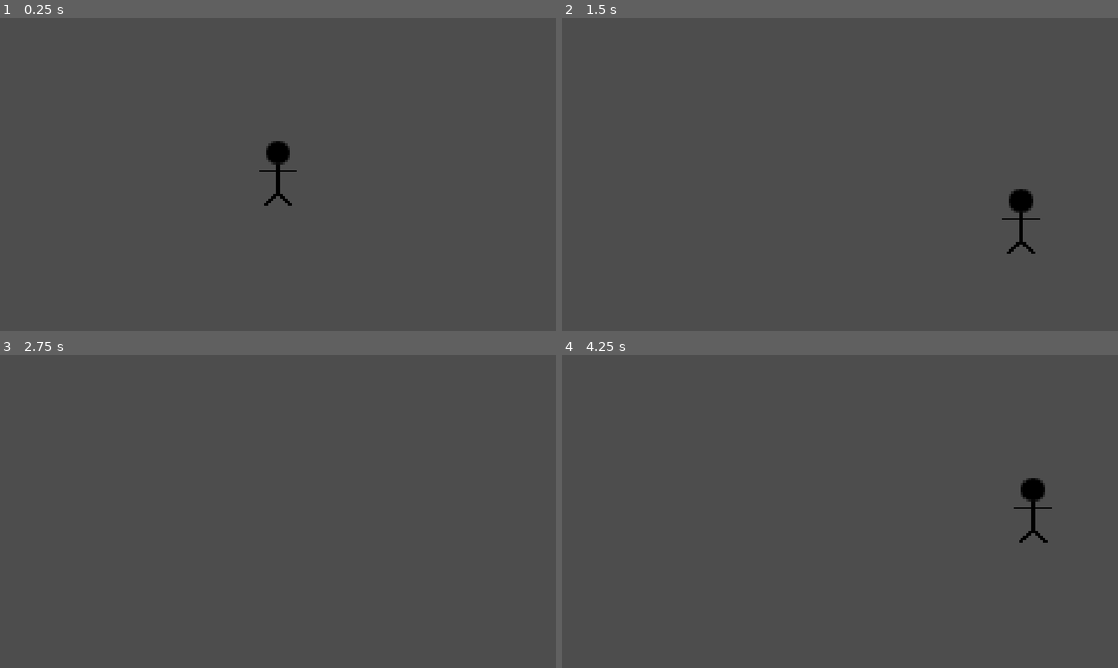
Above: before the commit, frames 1-4 (two rows, left to right).
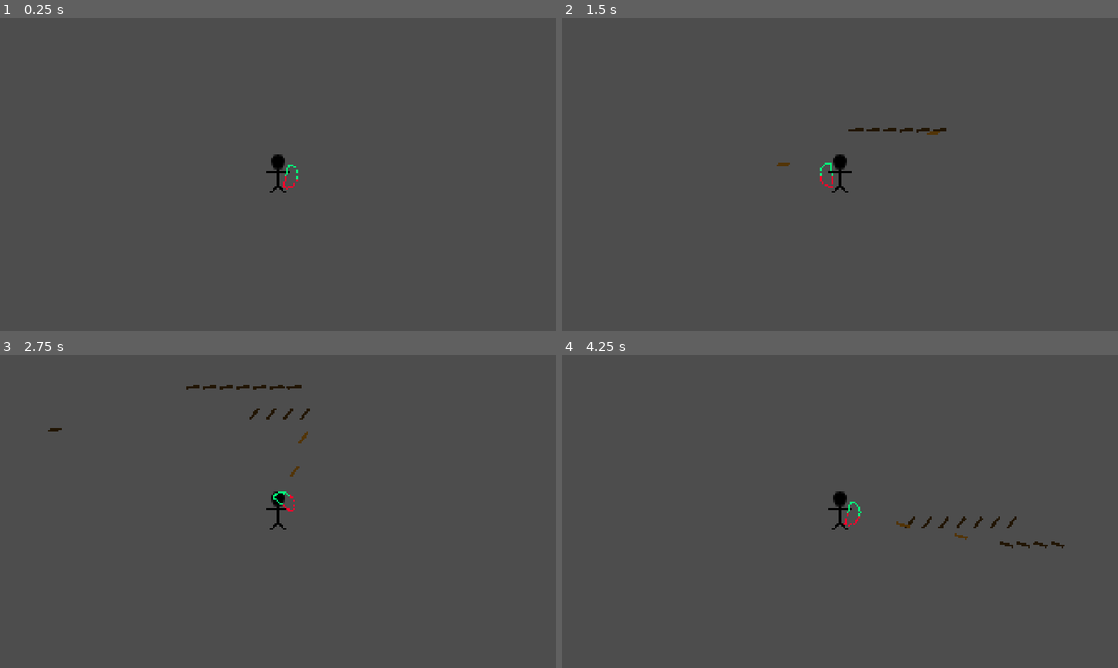
Above: after the commit, the same moments.

Repository: OdieEstee/Crimson-Game-Jam-2026
Game: Godot game, scene res://main.tscn
Same seed, same stepped clock (60 frames per second), same inputs: the game is played once before the commit and once after it.
Inputs (mouse positions are in pixels of both pictures, inside the frame that each line leads up to):
- Up to frame 1 (0.25 s): no input
- Up to frame 2 (1.5 s): tap Enter at 0.5 s; move the mouse to (962, 158) at 0.52 s; press the mouse at (962, 158) at 0.53 s; hold D (Right) 0.53-1.28 s; move the mouse to (728, 190) at 1.27 s; release the mouse at (728, 190) at 1.28 s; hold S (Down) from 1.28 s (still down); click (728, 190) at 1.35 s
- Up to frame 3 (2.75 s): move the mouse to (333, 442) at 2.02 s; release S (Down) at 2.03 s; press the mouse at (333, 442) at 2.03 s; hold D (Right) from 2.03 s (still down)
- Up to frame 4 (4.25 s): move the mouse to (812, 574) at 2.77 s; release D (Right) at 2.78 s; release the mouse at (812, 574) at 2.78 s; hold W (Up) 2.78-3.53 s; click (812, 574) at 2.85 s; move the mouse to (1006, 558) at 3.52 s; press the mouse at (1006, 558) at 3.53 s; hold A (Left) from 3.53 s (still down)

The runs differ from the first frame. In frame 1, 0.4% of the frame differs, in the area x 46-54%, y 39-60%; in frame 2, 0.9%; in frame 3, 0.5%; in frame 4, 1.0%, in the area x 47-91%, y 39-62%.

Commit message:
Added enemies and bow/arrow mechanic

Diff:
--- /dev/null
+++ b/game-jam-2026/arrow.gd
@@ -0,0 +1,28 @@
+extends Area2D
+
+@export var speed: float = 600.0
+@export var max_distance: float = 400.0
+@export var decay_time: int = 2
+@export var decay_color := Color(0.398, 0.398, 0.398, 1.0)
+
+var direction: Vector2 = Vector2.RIGHT
+var distance_traveled: float = 0.0
+
+func _physics_process(delta: float) -> void:
+	var step := speed * delta
+	position += direction * step
+	distance_traveled += step
+
+	if distance_traveled >= max_distance:
+		speed = 0
+		$Sprite2D.modulate = decay_color
+		await get_tree().create_timer(decay_time).timeout
+		queue_free()
+
+func _ready() -> void:
+	area_entered.connect(_on_area_entered)
+
+func _on_area_entered(area: Area2D) -> void:
+	if not distance_traveled >= max_distance:
+		area.queue_free()
+		queue_free()
--- /dev/null
+++ b/game-jam-2026/arrow.tscn
@@ -0,0 +1,28 @@
+[gd_scene format=3 uid="uid://ckbatrkwowa3x"]
+
+[ext_resource type="Script" uid="uid://bjslhid14pc7q" path="res://arrow.gd" id="1_l5ahi"]
+
+[sub_resource type="Gradient" id="Gradient_kks1g"]
+colors = PackedColorArray(0.3212924, 0.20508283, 0.027746439, 1, 0.32156864, 0.20392157, 0.02745098, 1)
+
+[sub_resource type="GradientTexture2D" id="GradientTexture2D_aghsa"]
+gradient = SubResource("Gradient_kks1g")
+
+[sub_resource type="RectangleShape2D" id="RectangleShape2D_ssi1j"]
+size = Vector2(71, 10)
+
+[node name="Arrow" type="Area2D" unique_id=14306081]
+collision_mask = 4
+script = ExtResource("1_l5ahi")
+speed = 250.0
+max_distance = 75.0
+
+[node name="Sprite2D" type="Sprite2D" parent="." unique_id=125170196]
+scale = Vector2(0.14687501, 0.02954382)
+texture = SubResource("GradientTexture2D_aghsa")
+
+[node name="CollisionShape2D" type="CollisionShape2D" parent="." unique_id=1703053305]
+visible = false
+position = Vector2(0.5, 0)
+scale = Vector2(0.1, 0.1)
+shape = SubResource("RectangleShape2D_ssi1j")
--- a/game-jam-2026/character_body_2d.gd
+++ b/game-jam-2026/character_body_2d.gd
@@ -1,8 +1,13 @@
 extends CharacterBody2D
 
-const SPEED = 100.0
+@export var SPEED = 100.0
+@export var FIRE_RATE := 0.5
+@onready var bow: Sprite2D = $Bow
+var shot_cooldown := 0.0
+const ARROW_SCENE := preload("res://arrow.tscn")
 
 func _physics_process(delta: float) -> void:
+	#Player movement start
 	var vertical_direction := Input.get_axis("Up", "Down")
 	if vertical_direction:
 		velocity.y = vertical_direction * SPEED
@@ -14,3 +19,22 @@
 	else:
 		velocity.x = move_toward(velocity.x, 0, SPEED)
 	move_and_slide()
+	#Player movement end
+
+	#Bow and arrow start
+	var mouse_pos := get_global_mouse_position()
+	bow.look_at(mouse_pos)
+	bow.flip_v = mouse_pos.x < global_position.x
+
+	shot_cooldown -= delta
+	if Input.is_action_pressed("Attack") and shot_cooldown <= 0.0:
+		shoot()
+		shot_cooldown = FIRE_RATE
+	#Bow and arrow end
+
+func shoot() -> void:
+	var arrow := ARROW_SCENE.instantiate()
+	arrow.global_position = bow.to_global(bow.offset)
+	arrow.global_rotation = bow.global_rotation
+	arrow.direction = Vector2.RIGHT.rotated(bow.global_rotation)
+	get_tree().current_scene.add_child(arrow)
--- /dev/null
+++ b/game-jam-2026/enemy.gd
@@ -0,0 +1,10 @@
+extends Area2D
+
+@export var speed := 40.0
+
+var player: CharacterBody2D
+
+func _physics_process(delta: float) -> void:
+	if not is_instance_valid(player):
+		return
+	global_position = global_position.move_toward(player.global_position, speed * delta)
--- /dev/null
+++ b/game-jam-2026/enemy.tscn
@@ -0,0 +1,24 @@
+[gd_scene format=3 uid="uid://bjjc7vyw4033l"]
+
+[ext_resource type="Script" uid="uid://o0ocdlnlywlf" path="res://enemy.gd" id="1_7k104"]
+
+[sub_resource type="Gradient" id="Gradient_7xaro"]
+colors = PackedColorArray(0.5898064, 1.540184e-06, 3.85046e-07, 1, 0.5882353, 0, 0, 1)
+
+[sub_resource type="GradientTexture2D" id="GradientTexture2D_ssi1j"]
+gradient = SubResource("Gradient_7xaro")
+
+[sub_resource type="CapsuleShape2D" id="CapsuleShape2D_ssi1j"]
+radius = 3.0
+height = 28.0
+
+[node name="Enemy" type="Area2D" unique_id=1095419009]
+collision_layer = 4
+script = ExtResource("1_7k104")
+
+[node name="Sprite2D" type="Sprite2D" parent="." unique_id=778504414]
+scale = Vector2(0.10937499, 0.43749997)
+texture = SubResource("GradientTexture2D_ssi1j")
+
+[node name="CollisionShape2D" type="CollisionShape2D" parent="." unique_id=1109852866]
+shape = SubResource("CapsuleShape2D_ssi1j")
--- /dev/null
+++ b/game-jam-2026/main.gd
@@ -0,0 +1,27 @@
+extends Node2D
+const ENEMY_SCENE := preload("res://enemy.tscn")
+
+@export var spawn_timer := 1.0
+@export var spawn_offset := 10.0
+
+@onready var player: CharacterBody2D = $CharacterBody2D
+@onready var camera: Camera2D = $CharacterBody2D/Camera2D
+
+
+
+func _ready():
+	var timer := Timer.new()
+	timer.wait_time = spawn_timer
+	timer.autostart = true
+	timer.timeout.connect(spawn_enemy)
+	add_child(timer)
+
+func spawn_enemy() -> void:
+	var view_size := get_viewport_rect().size / camera.zoom
+	var radius := (view_size.length() / 2.0) + spawn_offset
+	var angle := randf() * TAU
+
+	var enemy := ENEMY_SCENE.instantiate()
+	enemy.global_position = camera.get_screen_center_position() + Vector2.RIGHT.rotated(angle) * radius
+	enemy.player = player
+	add_child(enemy)
--- a/game-jam-2026/main.tscn
+++ b/game-jam-2026/main.tscn
@@ -1,7 +1,9 @@
 [gd_scene format=3 uid="uid://c6lbfc0vcy0uv"]
 
 [ext_resource type="Script" uid="uid://e40trbfhm8r1" path="res://character_body_2d.gd" id="1_0xm2m"]
+[ext_resource type="Script" uid="uid://cmtfa1hu1hyh4" path="res://main.gd" id="1_1bvp3"]
 [ext_resource type="Texture2D" uid="uid://ccn2bya72e00d" path="res://character.png" id="2_h2yge"]
+[ext_resource type="Texture2D" uid="uid://b41bscetpyjeq" path="res://bow.png" id="3_h2yge"]
 
 [sub_resource type="SpriteFrames" id="SpriteFrames_oyhdk"]
 animations = [{
@@ -14,16 +16,28 @@
 "speed": 5.0
 }]
 
+[sub_resource type="CapsuleShape2D" id="CapsuleShape2D_lquwl"]
+radius = 8.0
+height = 28.0
+
 [node name="Node2D" type="Node2D" unique_id=786010656]
-
-[node name="Camera2D" type="Camera2D" parent="." unique_id=1977981452]
-zoom = Vector2(5, 5)
+script = ExtResource("1_1bvp3")
+spawn_timer = 2.0
 
 [node name="CharacterBody2D" type="CharacterBody2D" parent="." unique_id=396631665]
 script = ExtResource("1_0xm2m")
+FIRE_RATE = 0.1
 
 [node name="AnimatedSprite2D" type="AnimatedSprite2D" parent="CharacterBody2D" unique_id=514649537]
 sprite_frames = SubResource("SpriteFrames_oyhdk")
 animation = &"new_animation"
 
 [node name="CollisionShape2D" type="CollisionShape2D" parent="CharacterBody2D" unique_id=223349947]
+shape = SubResource("CapsuleShape2D_lquwl")
+
+[node name="Bow" type="Sprite2D" parent="CharacterBody2D" unique_id=1667887449]
+texture = ExtResource("3_h2yge")
+offset = Vector2(10, 0)
+
+[node name="Camera2D" type="Camera2D" parent="CharacterBody2D" unique_id=1977981452]
+zoom = Vector2(5, 5)
--- a/game-jam-2026/project.godot
+++ b/game-jam-2026/project.godot
@@ -12,14 +12,15 @@
 
 config/name="Game Jam 2026"
 run/main_scene="uid://c6lbfc0vcy0uv"
-run/disable_stdout=true
 config/features=PackedStringArray("4.7", "Mobile")
 config/icon="res://icon.svg"
 
 [display]
 
+window/size/viewport_width=1920
+window/size/viewport_height=1080
+window/size/borderless=true
 window/stretch/mode="canvas_items"
-window/stretch/aspect="expand"
 
 [input]
 
@@ -43,6 +44,11 @@
 "events": [Object(InputEventKey,"resource_local_to_scene":false,"resource_name":"","device":-1,"window_id":0,"alt_press …(192 unchanged characters)…
 ]
 }
+Attack={
+"deadzone": 0.2,
+"events": [Object(InputEventMouseButton,"resource_local_to_scene":false,"resource_name":"","device":-1,"window_id":0,"alt_pressed":false,"shift_pressed":false,"ctrl_pressed":false,"meta_pressed":false,"button_mask":1,"position":Vector2(153, 34),"global_position":Vector2(165, 94),"factor":1.0,"button_index":1,"canceled":false,"pressed":true,"double_click":false,"script":null)
+]
+}
 
 [physics]
 
Not shown, added: game-jam-2026/arrow.gd.uid
Binary file added: game-jam-2026/bow.png
Not shown, added: game-jam-2026/bow.png.import
Not shown, added: game-jam-2026/enemy.gd.uid
Not shown, added: game-jam-2026/main.gd.uid
